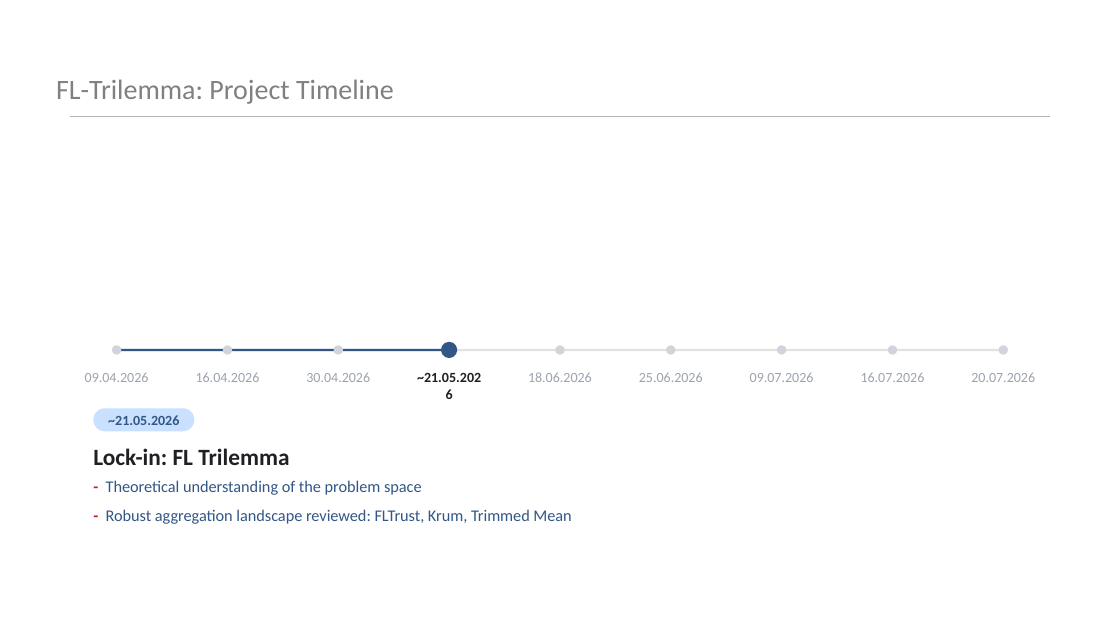
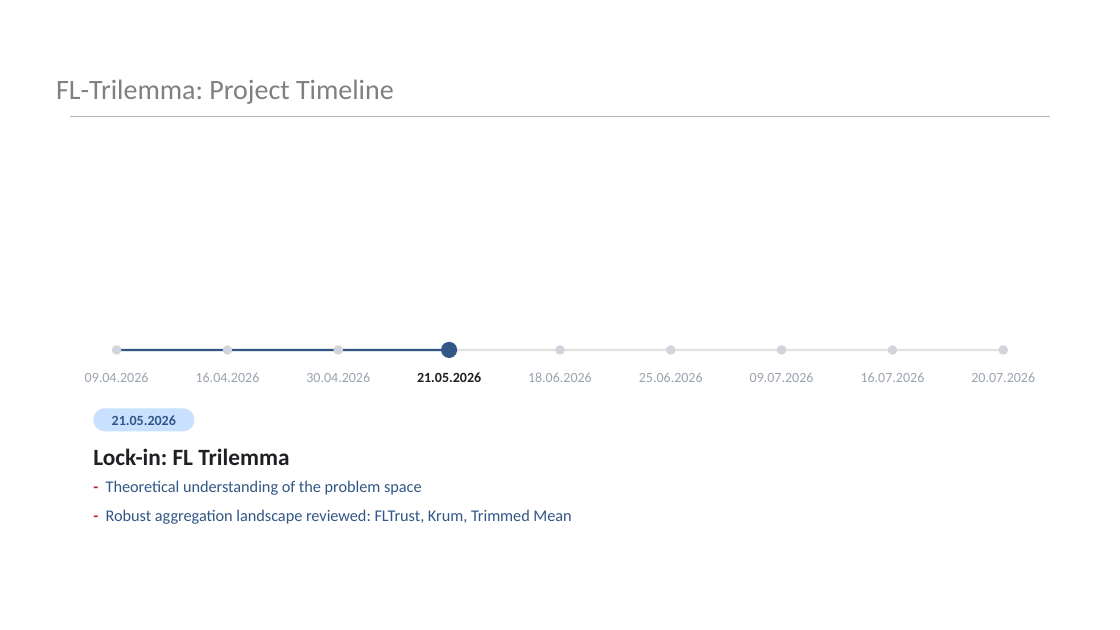
Before and after one commit to r-jschnoor/DPaDS, a slide deck: slide 5 of latex/final_presentation/DPaDS_final.pptx. Drawn at 1120x630 pixels with LibreOffice and Linux fonts; fonts in the diff are those of the drawing. Boxes give left, top, right and bottom in pixels: in the first picture for what was removed or moved away, otherwise in the second. Text is boxed around its words. In the diff, an @@ line names an element or a change of style, - is before the commit and + after.

```diff
--- a/latex/final_presentation/DPaDS_final.pptx
+++ b/latex/final_presentation/DPaDS_final.pptx
@@ text at (417,372,481,382): text changed @@
-~21.05.2026
+21.05.2026
@@ text in rounded rectangle at (112,415,176,425): text changed @@
-~21.05.2026
+21.05.2026
```
Also in this commit, not shown: 15 other slides changed, 7 slides added, 1 slide removed, 8 other files.
